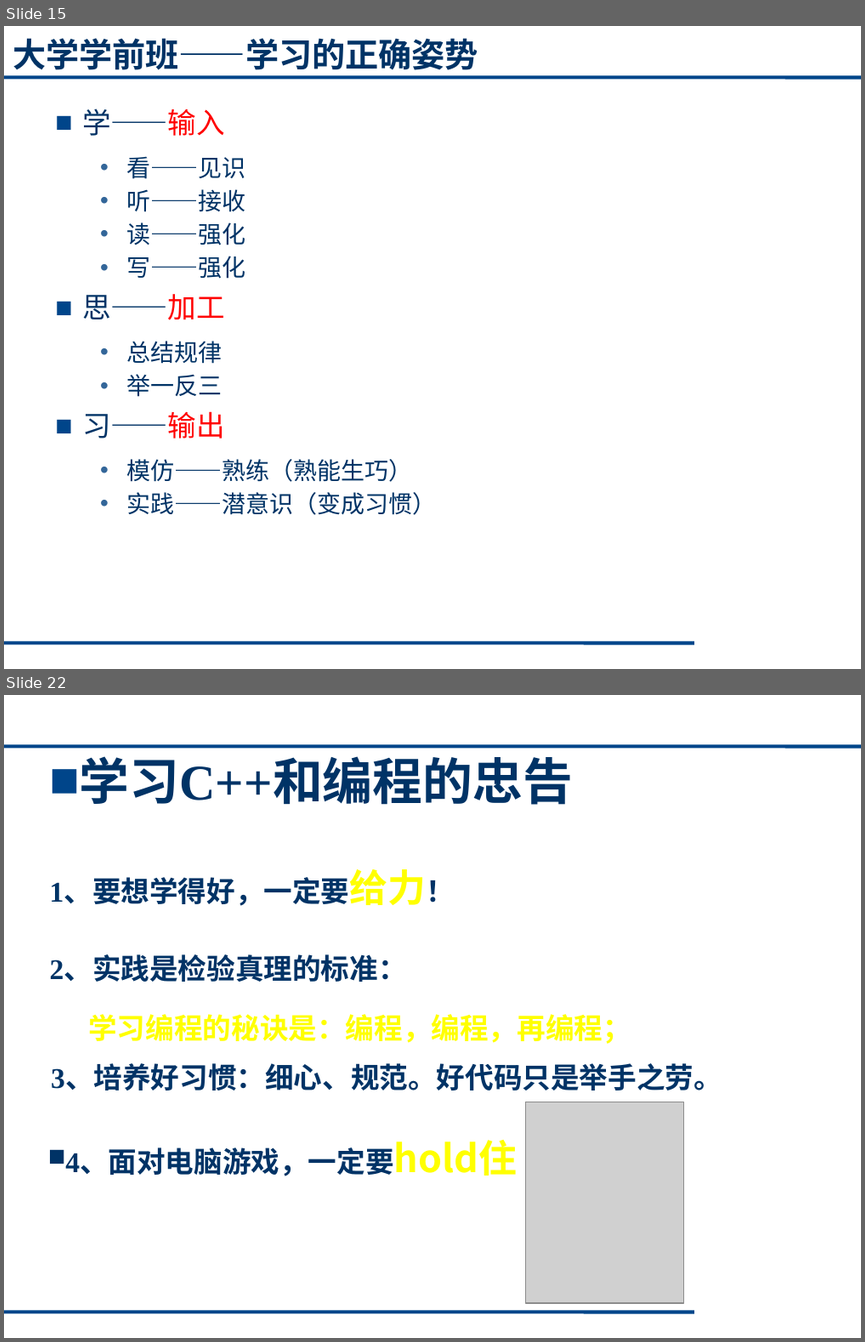
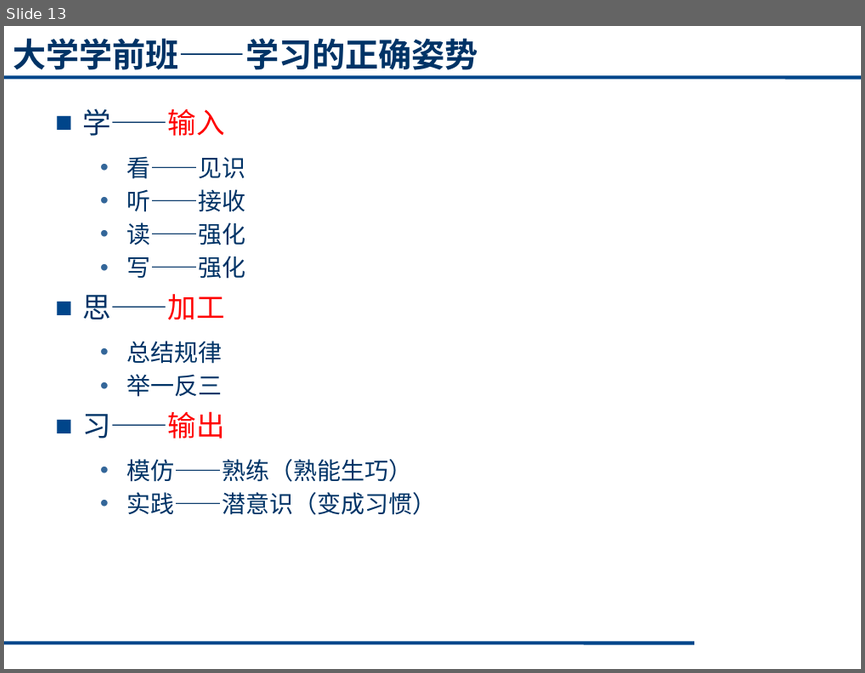
Before and after one commit to cugwhp/OOPCPP, a slide deck: 02. PPT/Fall/C++_绪论1.pptx. Shown one above the other, each under a label of ours: slides 15 and 22 before the commit, slide 13 after it; the slides between them are not shown. The pictures are 865x1342 and 865x673 pixels, drawn with LibreOffice and Linux fonts; fonts in the diff are those of the drawing; grey boxes stand for pictures. Boxes give left, top, right and bottom in pixels: in the first picture for what was removed or moved away, otherwise in the second. Text is boxed around its words. In the diff, an @@ line names an element or a change of style, - is before the commit and + after.

```diff
--- a/02. PPT/Fall/C++_绪论1.pptx
+++ b/02. PPT/Fall/C++_绪论1.pptx
@@ slide 22 removed at box(4, 695, 861, 1338), background #FFFFFF; not listed: 2 template elements that a slide beside it also shows @@
@@ text removed at box(80, 756, 573, 805) @@
-■ 学习C++和编程的忠告
@@ table removed at box(41, 847, 823, 916), 1 rows, 1 columns @@
-1、要想学得好，一定要给力！
@@ table removed at box(41, 937, 832, 1047), 1 rows, 1 columns @@
-2、实践是检验真理的标准： / 学习编程的秘诀是：编程，编程，再编程；
@@ table removed at box(42, 1044, 825, 1102), 1 rows, 1 columns @@
-3、培养好习惯：细心、规范。好代码只是举手之劳。
@@ picture removed at box(526, 1102, 684, 1303) @@
@@ table removed at box(40, 1123, 823, 1179), 1 rows, 1 columns @@
-4、面对电脑游戏，一定要hold住
@@ what was slide 15 is now slide 13 @@
```
Also in this commit, not shown: 9 slides changed, 2 slides added, 2 other slides removed, 1 other file.
